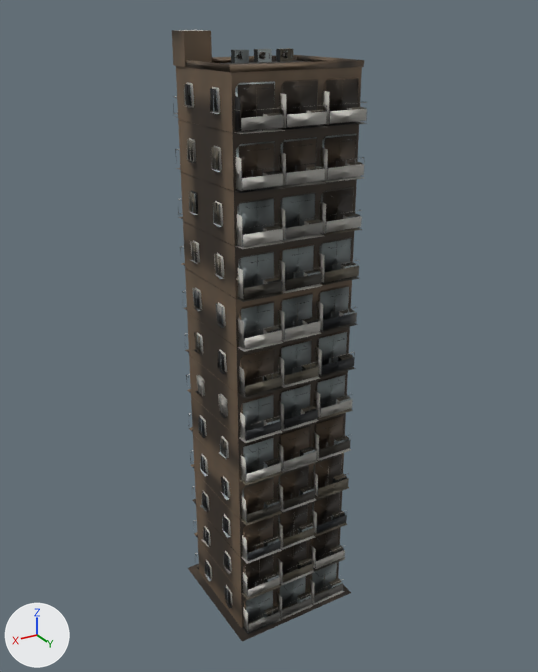
Two versions of the OBJ model App/assets/lod/buildings/residential/residential_010.lod1.obj, one commit apart.
Before and after are seen from a camera (50 mm lens) standing at (21.8, 36.5, 37.3) and looking at (-0.2, -0.2, 19.0). The lights are fixed; the arrows at lower left show +X, +Y and +Z. The older version comes first. Where no turn or scale is listed for an object, it has been applied to the vertices. Vertices at exactly the same position are counted once.

In view in the first picture: 'residential_010'.
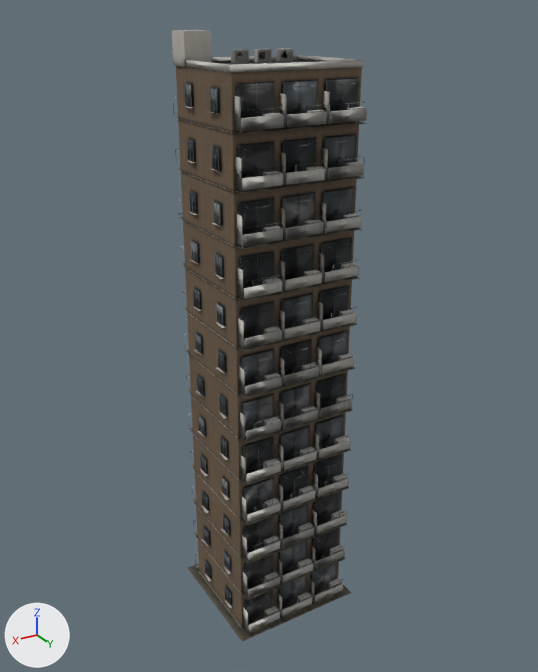
Where the change shows, as pixel boxes (x1, y1, x2, y2) in the pictures (538 x 672 px; the box of a moved part takes in the faces that stretch with it):
part 1 of me_residential_010, moved or reshaped: before (175, 51, 355, 604); after (177, 51, 367, 604)
part 2 of me_residential_010, surface changed: (172, 30, 367, 641) in both

The edits, one by one:
me_residential_010 is used by ob_residential_010; location (0.0, 0.0, 0.0).
me_residential_010 had 6376 vertices, 4063 faces and spanned x -4.4..4.4, y -4.1..4.1, z 0.0..36.6.
me_residential_010 now has 6369 vertices, 4064 faces and spans x -4.4..4.4, y -4.1..4.1, z 0.0..36.6.
me_residential_010 part 1: 290 vertices moved from x -4.1..4.1, y -3.9..3.9, z 0.3..35.5 to x -4.1..4.1, y -3.9..3.9, z 0.3..35.6; 129 vertices removed from x -3.9..3.9, y -3.9..3.9, z 0.4..35.5; 134 vertices added at x -4.2..4.2, y -3.9..3.9, z 0.3..35.5.
me_residential_010 part 2: 3521 kept faces spanning x -4.4..4.4, y -4.1..4.1, z 0.0..36.6 get new texture (UV) coordinates.
Other edits to the shape of me_residential_010 do not show in these pictures.
